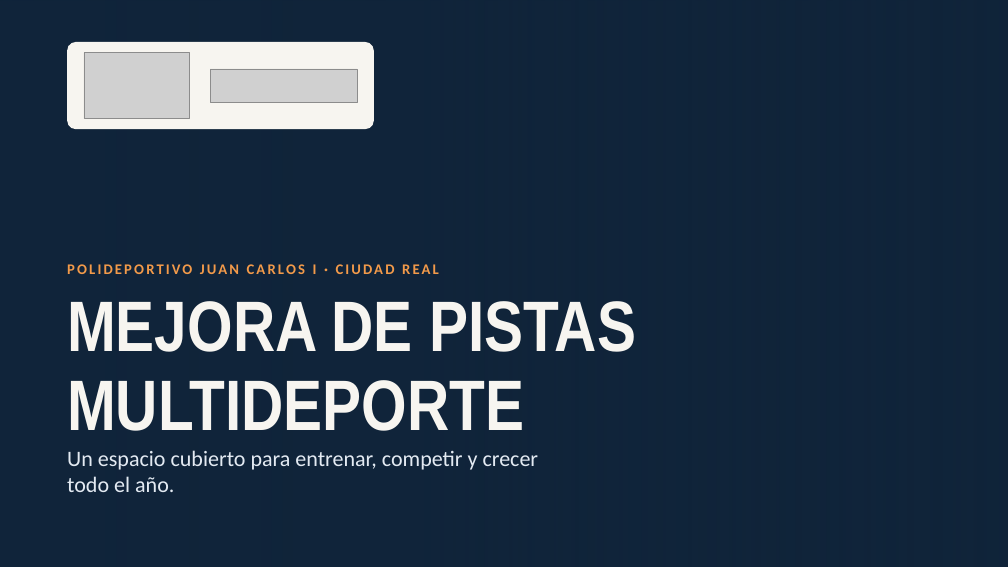
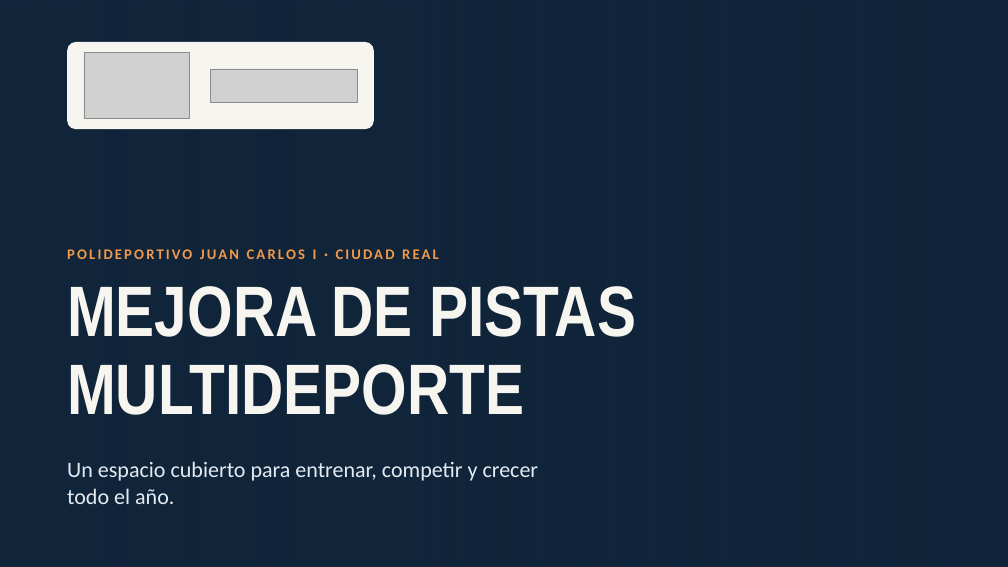
Before and after one commit to federacionatletismoclm-cyber/proyecto_modulo, a slide deck: slide 1 of exportacion/Presentacion_Mejora_Pistas_Multideporte.pptx. Drawn at 1008x567 pixels with LibreOffice and Linux fonts; fonts in the diff are those of the drawing; grey boxes stand for pictures; background and template pictures are left out. Boxes give left, top, right and bottom in pixels: in the first picture for what was removed or moved away, otherwise in the second. Text is boxed around its words. In the diff, an @@ line names an element or a change of style, - is before the commit and + after.

```diff
--- a/exportacion/Presentacion_Mejora_Pistas_Multideporte.pptx
+++ b/exportacion/Presentacion_Mejora_Pistas_Multideporte.pptx
@@ text "POLIDEPORTIVO JUAN CARLOS I · ...": place and size @@
-text "POLIDEPORTIVO JUAN CARLOS I · ..." at [67,264,439,274]
+text "POLIDEPORTIVO JUAN CARLOS I · ..." at [67,249,439,259]
@@ text "MEJORA DE PISTAS MULTIDEPORTE": place and size @@
-text "MEJORA DE PISTAS MULTIDEPORTE" at [67,301,636,431]
+text "MEJORA DE PISTAS MULTIDEPORTE" at [67,286,636,415]
@@ text "Un espacio cubierto para entrenar, ...": place and size @@
-text "Un espacio cubierto para entrenar, ..." at [67,450,539,492]
+text "Un espacio cubierto para entrenar, ..." at [67,461,539,504]
```
Also in this commit, not shown: 2 other slides changed, 2 other files.
